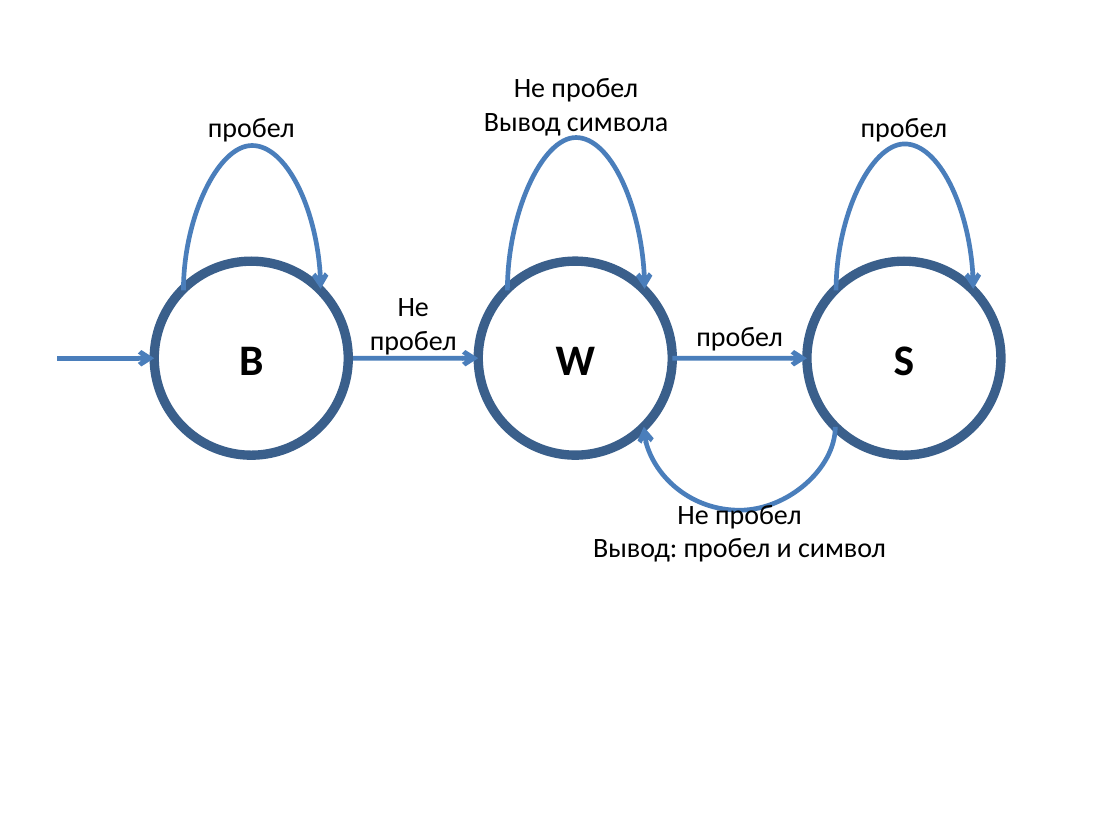
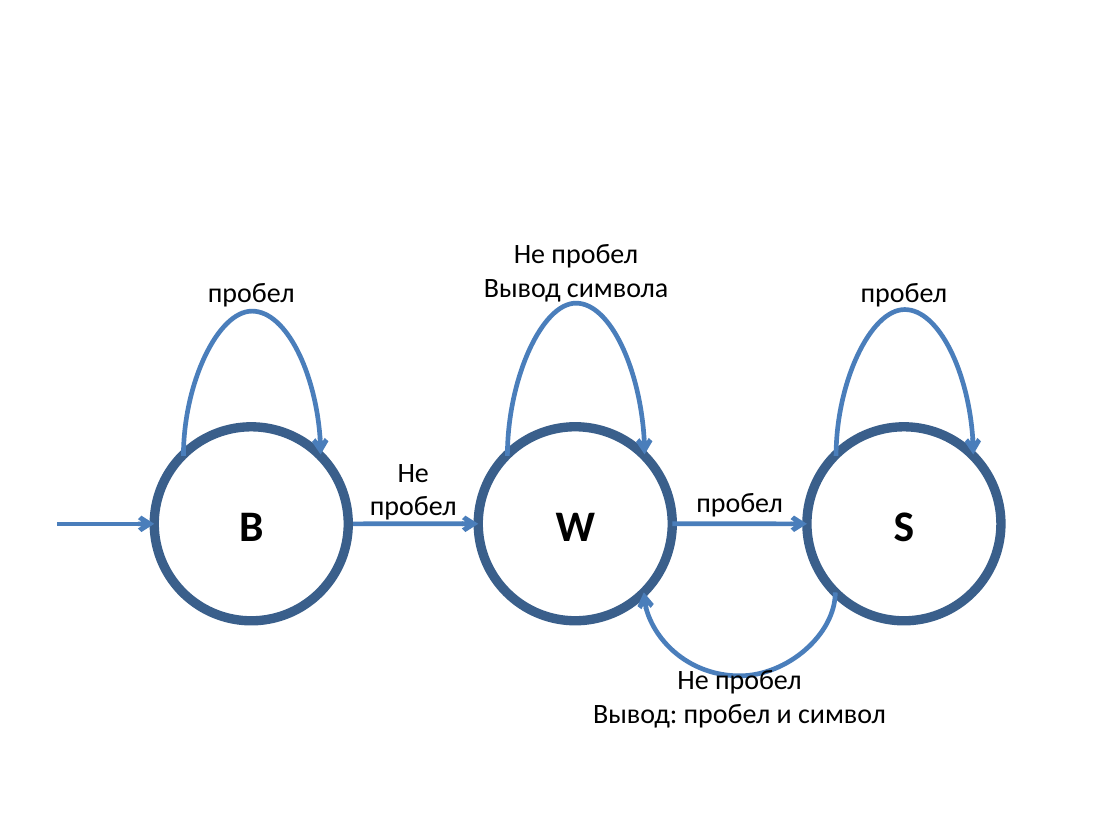
Before and after one commit to iglar14/vvp, a slide deck: slide 3 of lec_state_machine/statemachine.pptx (slide 1 before the commit). Drawn at 1120x840 pixels with LibreOffice and Linux fonts; fonts in the diff are those of the drawing. Boxes give left, top, right and bottom in pixels: in the first picture for what was removed or moved away, otherwise in the second. Text is boxed around its words. In the diff, an @@ line names an element or a change of style, - is before the commit and + after.

```diff
--- a/lec_state_machine/statemachine.pptx
+++ b/lec_state_machine/statemachine.pptx
@@ 6 texts, 4 curved arrows, 3 ellipses, 3 arrows: place and size @@
-6 texts, 4 curved arrows, 3 ellipses, 3 arrows at (57,78,1000,562)
+6 texts, 4 curved arrows, 3 ellipses, 3 arrows at (57,244,1000,728)
```
Also in this commit, not shown: 2 slides added.
